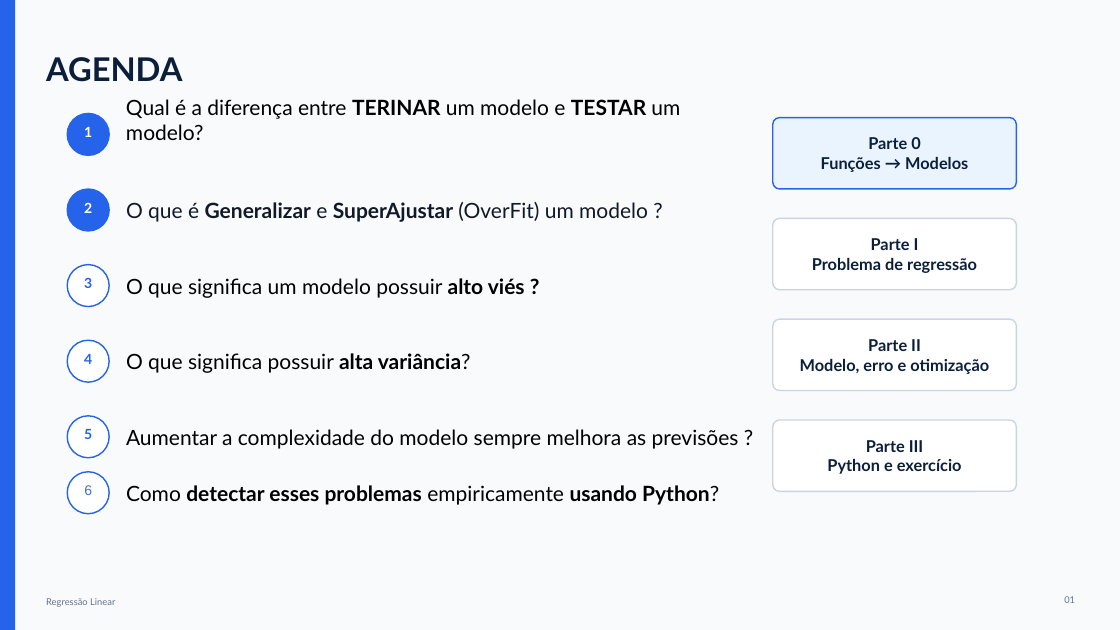
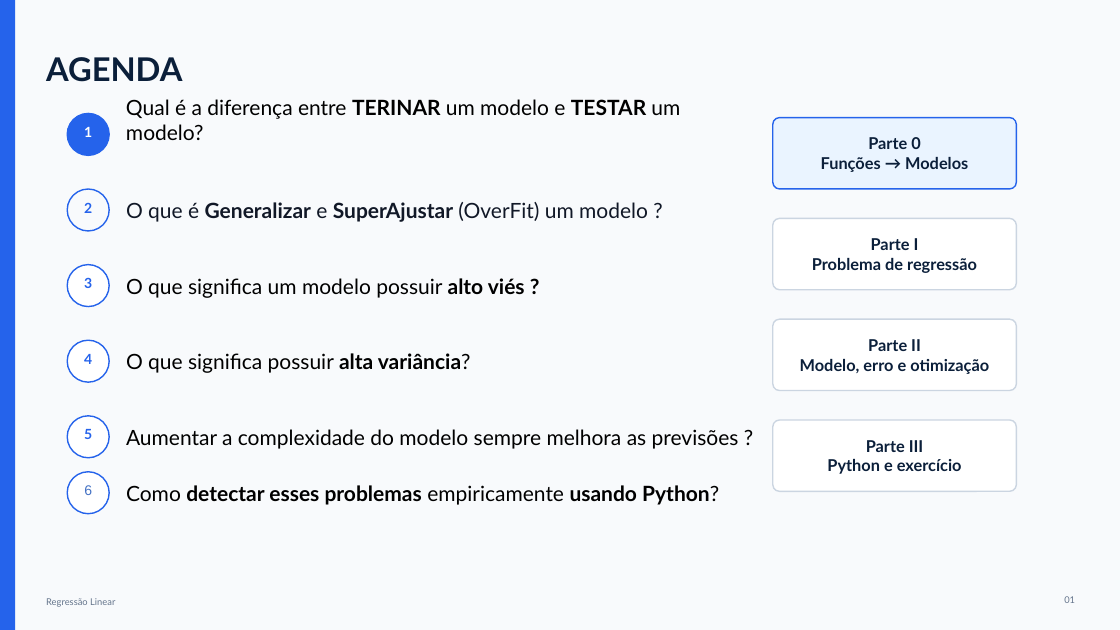
Before and after one commit to miguel7penteado/2026-2-gestao-e-analise-de-dados, a slide deck: slide 2 of slides/05-aula05/aula05_dilema_vies_varianca.pptx. Drawn at 1120x630 pixels with LibreOffice and Linux fonts; fonts in the diff are those of the drawing. Boxes give left, top, right and bottom in pixels: in the first picture for what was removed or moved away, otherwise in the second. Text is boxed around its words. In the diff, an @@ line names an element or a change of style, - is before the commit and + after.

```diff
--- a/slides/05-aula05/aula05_dilema_vies_varianca.pptx
+++ b/slides/05-aula05/aula05_dilema_vies_varianca.pptx
@@ text "2" at <box>84,203,92,213</box>: text colour #FFFFFF to #2563EB @@
@@ ellipse at <box>67,189,109,231</box>: fill #2563EB to none @@
```
Also in this commit, not shown: 1 other slide changed, 5 slides added, 4 other files.
